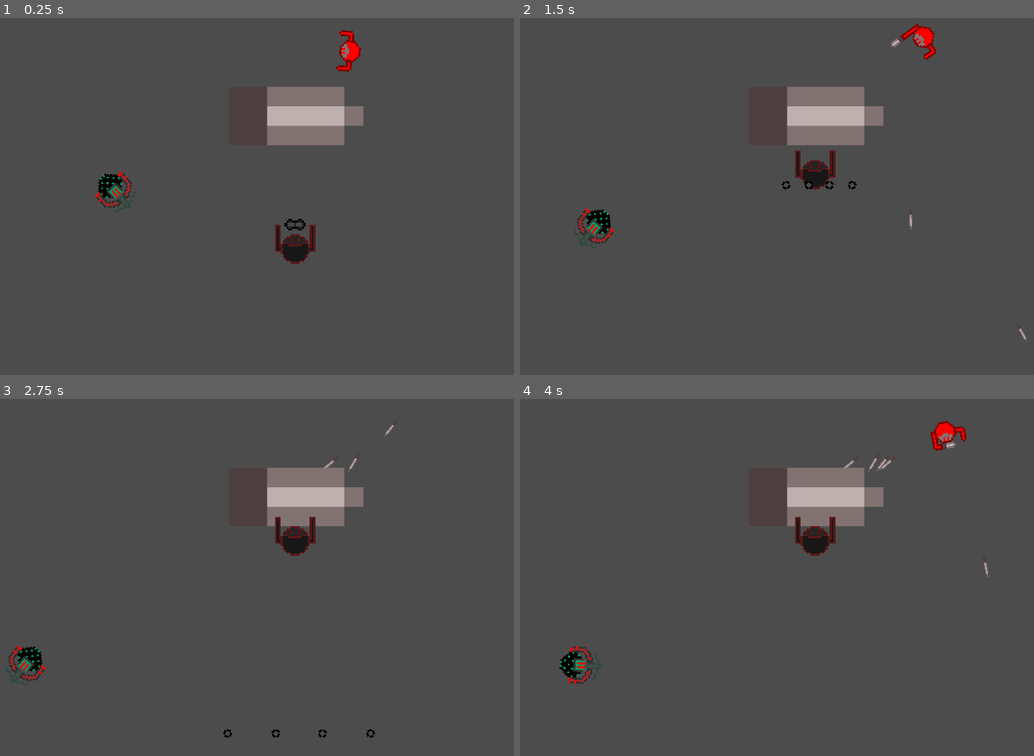
Above: before the commit, frames 1-4 (two rows, left to right).
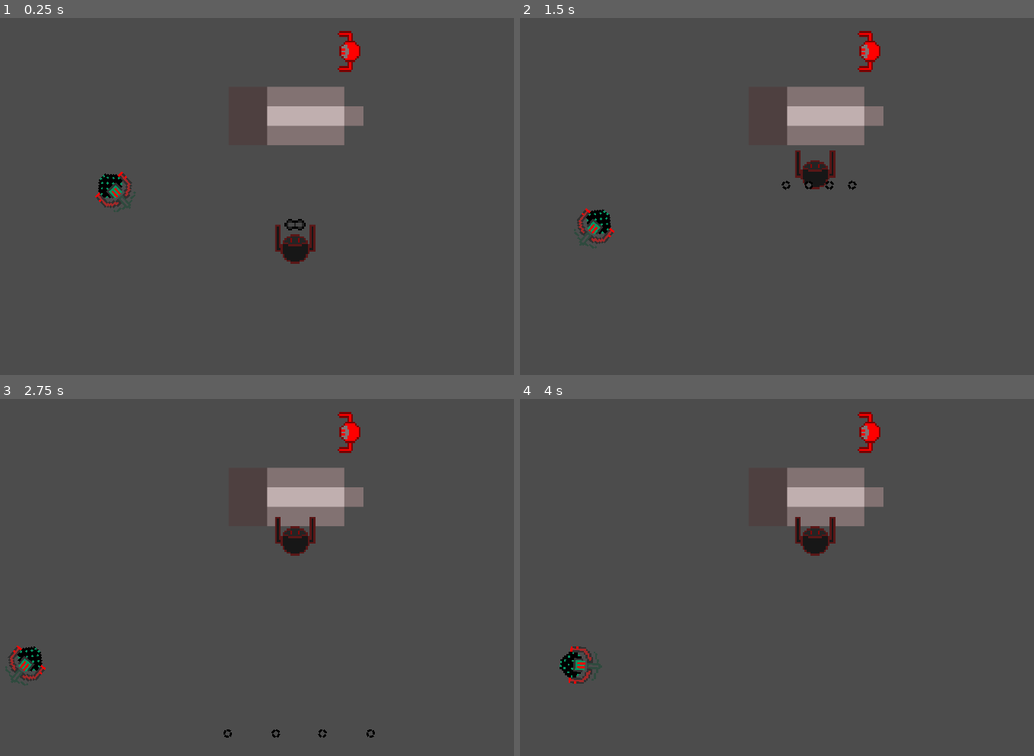
Above: after the commit, the same moments.

Repository: tylerecouture/tkl-quest
Game: Godot game, scene res://Game.tscn
Same seed, same stepped clock (60 frames per second), same inputs: the game is played once before the commit and once after it.
Inputs (mouse positions are in pixels of both pictures, inside the frame that each line leads up to):
- Up to frame 1 (0.25 s): no input
- Up to frame 2 (1.5 s): move the mouse to (936, 178) at 0.52 s; hold D (move_right) 0.53-1.28 s; hold Space (throw_projectile) 0.53-1.28 s; move the mouse to (679, 214) at 1.27 s; hold W (move_down) from 1.28 s (still down); tap Space (throw_projectile) at 1.35 s
- Up to frame 3 (2.75 s): move the mouse to (339, 498) at 2.02 s; release W (move_down) at 2.03 s; hold D (move_right) from 2.03 s (still down); hold Space (throw_projectile) from 2.03 s (still down)
- Up to frame 4 (4 s): move the mouse to (771, 648) at 2.77 s; release D (move_right) at 2.78 s; release Space (throw_projectile) at 2.78 s; hold S (move_up) 2.78-3.53 s; tap Space (throw_projectile) at 2.85 s; move the mouse to (982, 631) at 3.52 s; hold A (move_left) from 3.53 s (still down); hold Space (throw_projectile) from 3.53 s (still down)

The runs differ from the first frame. In frame 1, 0.1% of the frame differs, in the area x 65-71%, y 3-16%; in frame 2, 0.7%; in frame 3, 0.4%; in frame 4, 0.8%, in the area x 63-92%, y 3-50%.
Error after the commit: Parse Error: The identifier "activate_x2_fire_rate" isn't declared in the current scope. (res://Player.gd:63)

Commit message:
x2 fire rate sprite

Diff:
--- /dev/null
+++ b/Components/HealthManager.gd
@@ -0,0 +1,10 @@
+extends Node
+
+
+
+export var HP = 10
+
+
+
+
+func _physics_process(delta):
--- a/Player.gd
+++ b/Player.gd
@@ -57,6 +57,11 @@
 
 	move_and_slide(direction.normalized() * speed)
 
+	var x2_fire_rate = x2_Fire_Rate.instance()
+	get_parent().add_child(x2_fire_rate)
+
+	if activate_x2_fire_rate:
+		pass
 
 func throw():
 	can_throw = false
--- a/x2_fire_rate.gd
+++ b/x2_fire_rate.gd
@@ -1,8 +1,6 @@
 extends Sprite
 
-
-
-
+var activate_2x_fire_rate = false
 
 func _on_Area2D_body_entered(body):
-	queue_free()
+	var activate_2x_fire_rate = true
--- a/x2_fire_rate.tscn
+++ b/x2_fire_rate.tscn
@@ -1,14 +1,14 @@
 [gd_scene load_steps=4 format=2]
 
-[ext_resource path="res://Assets/appel-2.png.png" type="Texture" id=1]
+[ext_resource path="res://Assets/2 shooter-7.png.png" type="Texture" id=1]
 [ext_resource path="res://x2_fire_rate.gd" type="Script" id=2]
 
-[sub_resource type="CircleShape2D" id=1]
-radius = 104.561
+[sub_resource type="RectangleShape2D" id=1]
+extents = Vector2( 230, 200 )
 
 [node name="powerup" type="Sprite"]
-position = Vector2( -15, 30 )
-scale = Vector2( 0.2, 0.2 )
+position = Vector2( 1.5, -4 )
+scale = Vector2( 0.1, 0.1 )
 texture = ExtResource( 1 )
 script = ExtResource( 2 )
 
@@ -17,6 +17,8 @@
 collision_mask = 2
 
 [node name="CollisionShape2D" type="CollisionShape2D" parent="Area2D"]
+position = Vector2( -15, 50 )
+scale = Vector2( 1, 1 )
 shape = SubResource( 1 )
 
 [connection signal="body_entered" from="Area2D" to="." method="_on_Area2D_body_entered"]
Binary file added: Assets/2 shooter-7.png.png
Not shown, added: Assets/2 shooter-7.png.png.import
Binary file added: Assets/appel fli-7.png.png
Not shown, added: Assets/appel fli-7.png.png.import
Binary file added: Assets/appel fli8.png.png
Not shown, added: Assets/appel fli8.png.png.import
Binary file added: Assets/bleedingl-1.png.png
Not shown, added: Assets/bleedingl-1.png.png.import
Renamed: HealthManager.tscn -> Components/HealthManager.tscn
